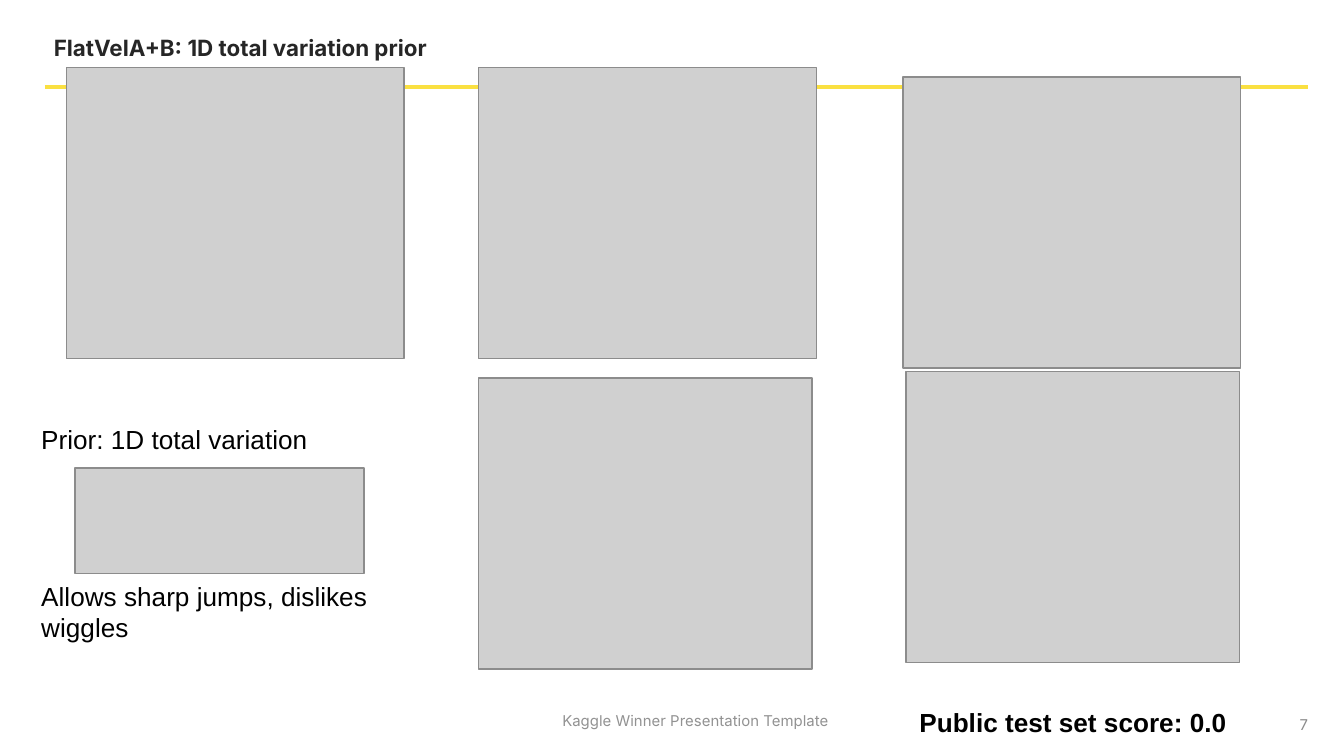
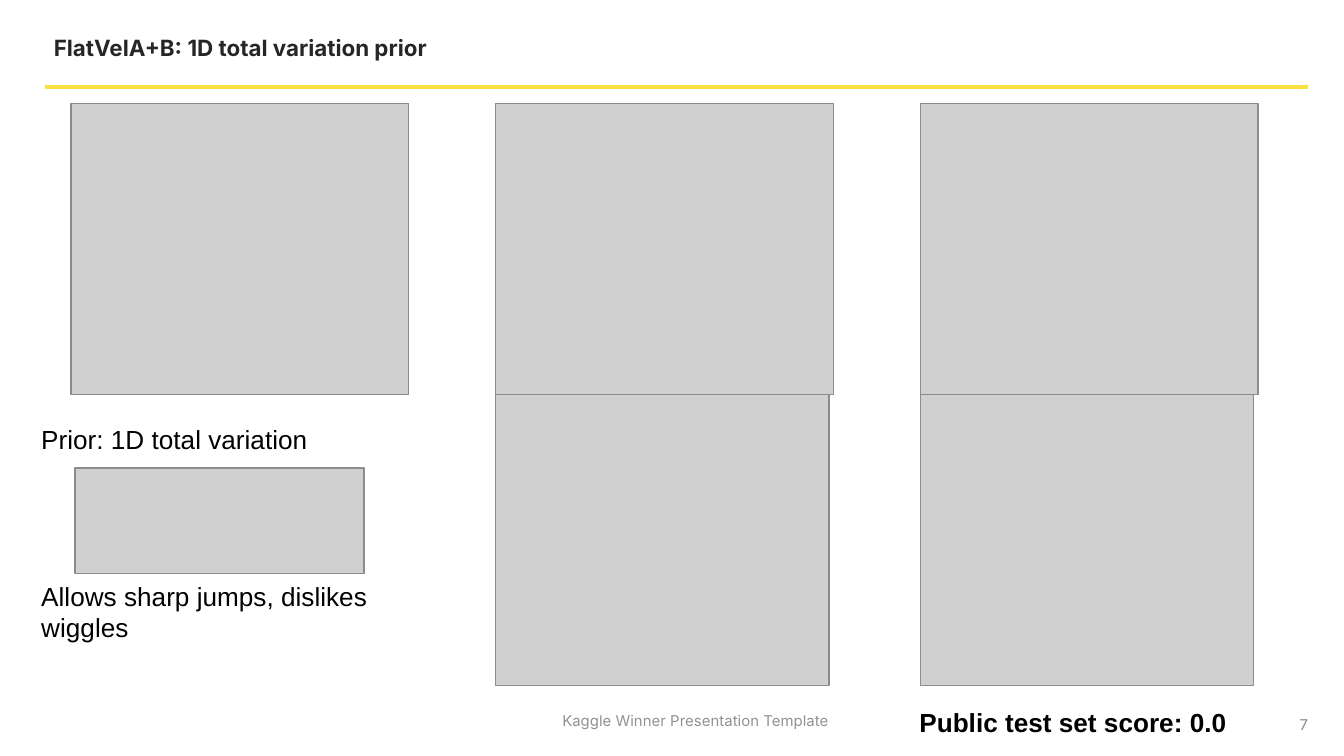
Before and after one commit to jcottaar/seismic, a slide deck: slide 7 of Kaggle Winner Call Jeroen Cottaar.pptx. Drawn at 1344x756 pixels with LibreOffice and Linux fonts; fonts in the diff are those of the drawing; grey boxes stand for pictures; background and template pictures are left out. Boxes give left, top, right and bottom in pixels: in the first picture for what was removed or moved away, otherwise in the second. Text is boxed around its words. In the diff, an @@ line names an element or a change of style, - is before the commit and + after.

```diff
--- a/Kaggle Winner Call Jeroen Cottaar.pptx
+++ b/Kaggle Winner Call Jeroen Cottaar.pptx
@@ picture: place and size @@
-picture at (66, 67, 403, 359)
+picture at (71, 103, 409, 395)
@@ picture: place and size @@
-picture at (478, 67, 816, 359)
+picture at (496, 103, 833, 395)
@@ picture: place and size @@
-picture at (903, 77, 1241, 368)
+picture at (921, 103, 1258, 395)
@@ picture: place and size @@
-picture at (478, 378, 812, 669)
+picture at (496, 394, 829, 685)
@@ picture: place and size @@
-picture at (906, 372, 1239, 664)
+picture at (921, 394, 1254, 685)
```
Also in this commit, not shown: 4 other slides changed, 1 slide added, 2 slides removed.
